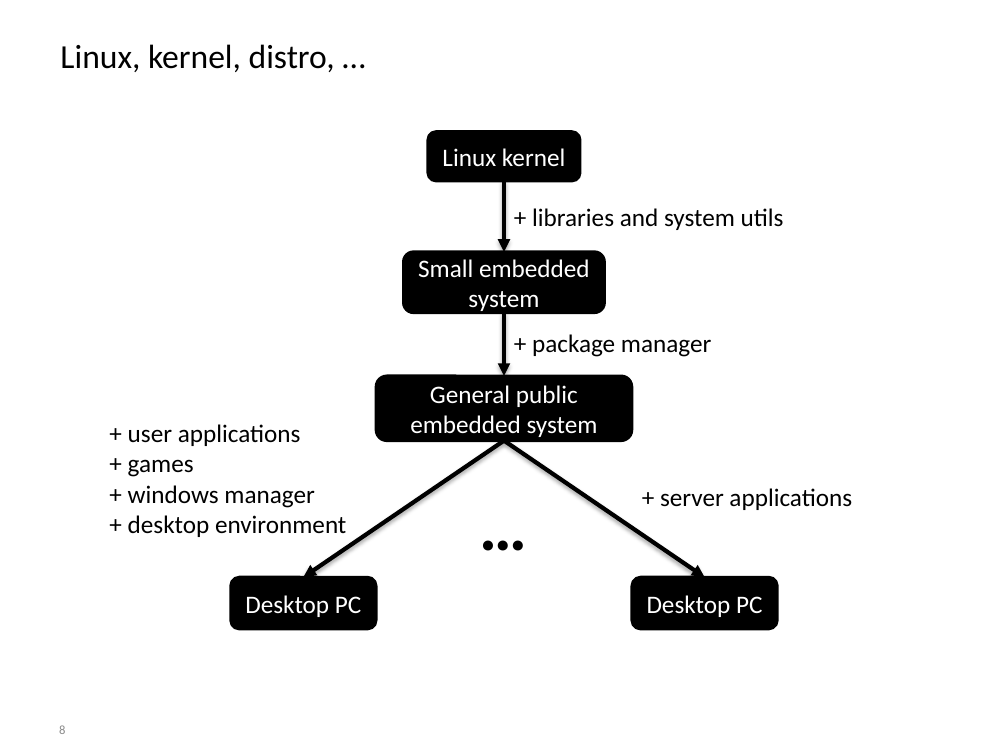
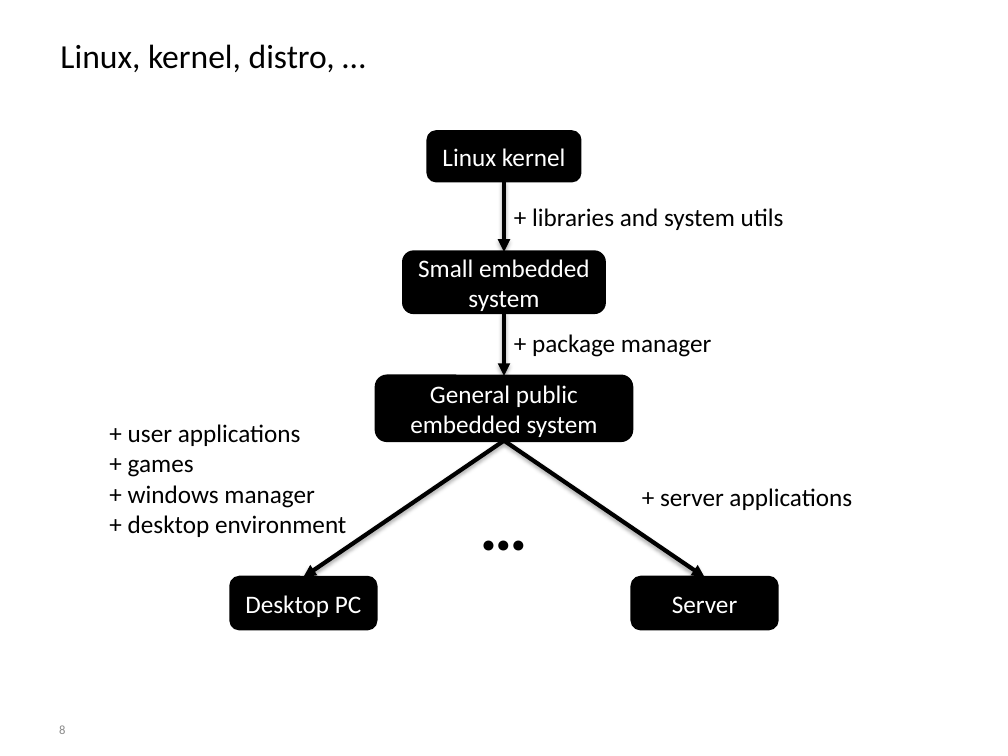
Before and after one commit to BioBoost/multimediatechnieken, a slide deck: slide 8 of slides/introduction_to_linux.pptx. Drawn at 1008x756 pixels with LibreOffice and Linux fonts; fonts in the diff are those of the drawing; background and template pictures are left out. Boxes give left, top, right and bottom in pixels: in the first picture for what was removed or moved away, otherwise in the second. Text is boxed around its words. In the diff, an @@ line names an element or a change of style, - is before the commit and + after.

Commit message:
Fix small typo in slide 8 and 9

```diff
--- a/slides/introduction_to_linux.pptx
+++ b/slides/introduction_to_linux.pptx
@@ text in rounded rectangle at (672, 596, 737, 613): text changed @@
-Desktop PC
+Server
```
Also in this commit, not shown: 1 other slide changed, 3 slides removed, 1 other file.
